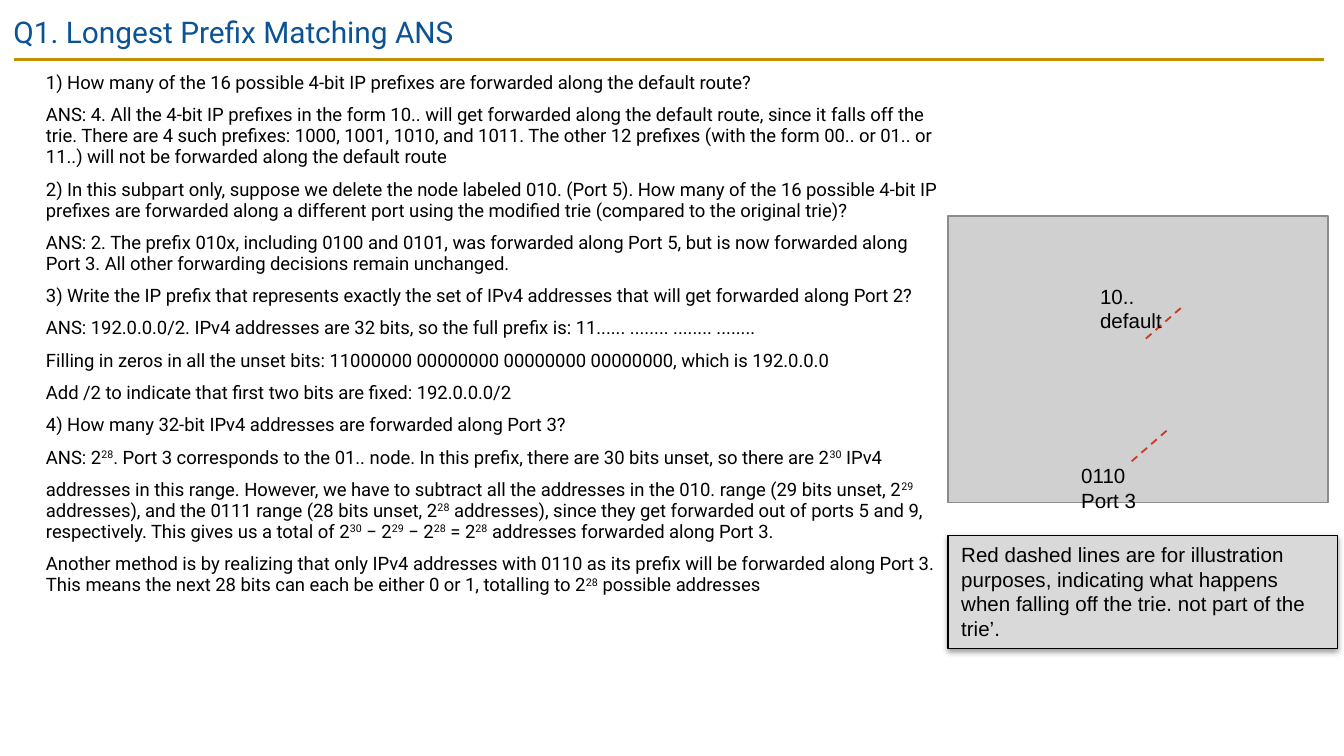
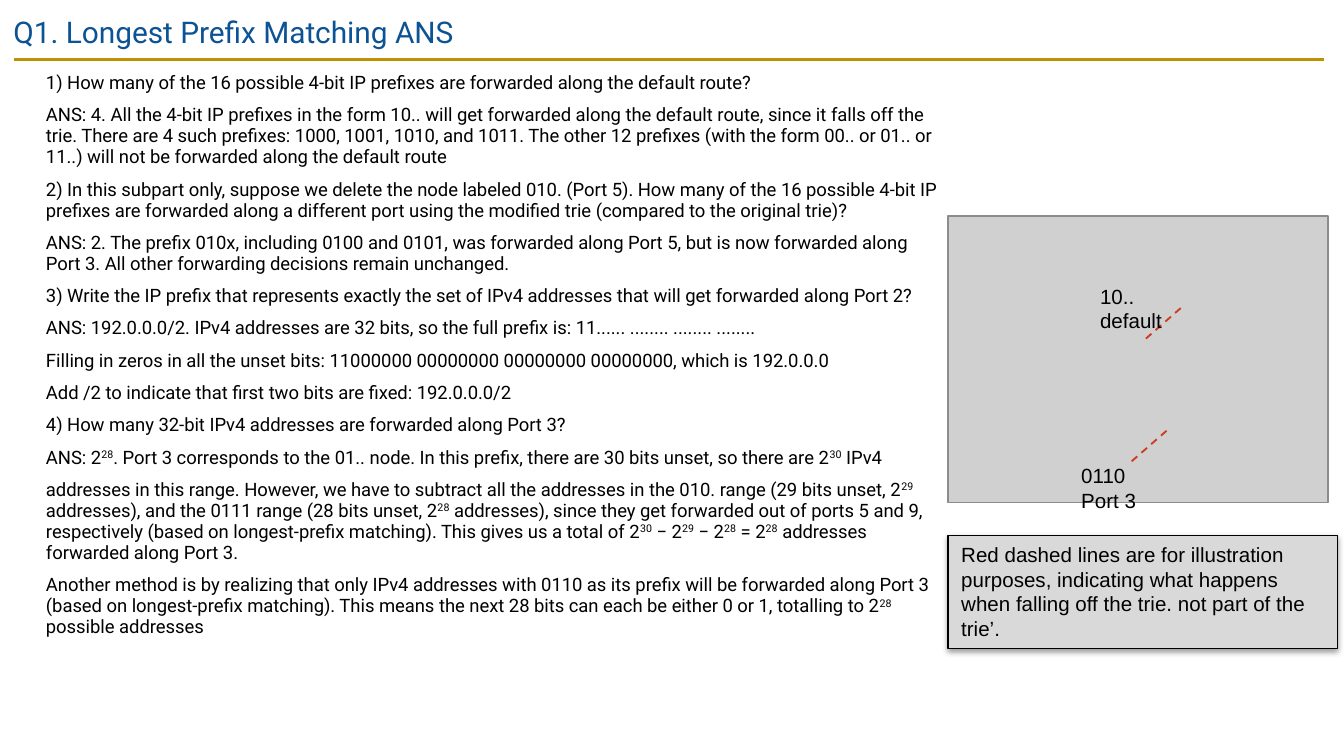
Before and after one commit to guhofstra/CSC175Sp26, a slide deck: slide 3 of PPTs/Lecture 7 - Routers Exercises ANS.pptx. Drawn at 1344x756 pixels with LibreOffice and Linux fonts; fonts in the diff are those of the drawing; grey boxes stand for pictures. Boxes give left, top, right and bottom in pixels: in the first picture for what was removed or moved away, otherwise in the second. Text is boxed around its words. In the diff, an @@ line names an element or a change of style, - is before the commit and + after.

```diff
--- a/PPTs/Lecture 7 - Routers Exercises ANS.pptx
+++ b/PPTs/Lecture 7 - Routers Exercises ANS.pptx
@@ text at box(46, 481, 929, 637): text changed @@
-addresses in this range. However, we have to subtract all the addresses in the 010. range (29 bits unset, 229 addresses), and the 0111 range (28 bits unset, 228 addresses), since they get forwarded out of ports 5 and 9, respectively. This gives us a total of 230 − 229 − 228 = 228 addresses forwarded along Port 3.
-Another method is by realizing that only IPv4 addresses with 0110 as its prefix will be forwarded along Port 3. This means the next 28 bits can each be either 0 or 1, totalling to 228 possible addresses
+addresses in this range. However, we have to subtract all the addresses in the 010. range (29 bits unset, 229 addresses), and the 0111 range (28 bits unset, 228 addresses), since they get forwarded out of ports 5 and 9, respectively (based on longest-prefix matching). This gives us a total of 230 − 229 − 228 = 228 addresses forwarded along Port 3.
+Another method is by realizing that only IPv4 addresses with 0110 as its prefix will be forwarded along Port 3 (based on longest-prefix matching). This means the next 28 bits can each be either 0 or 1, totalling to 228 possible addresses
```
Also in this commit, not shown: 1 other slide changed, 1 other file.
